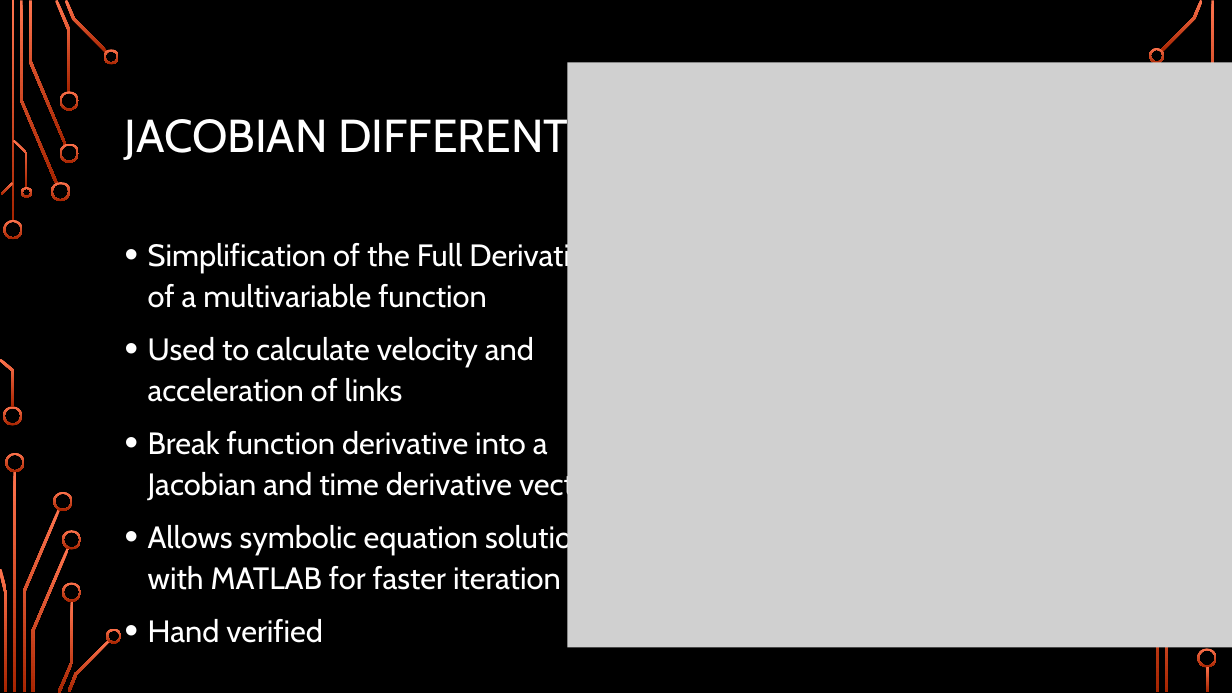
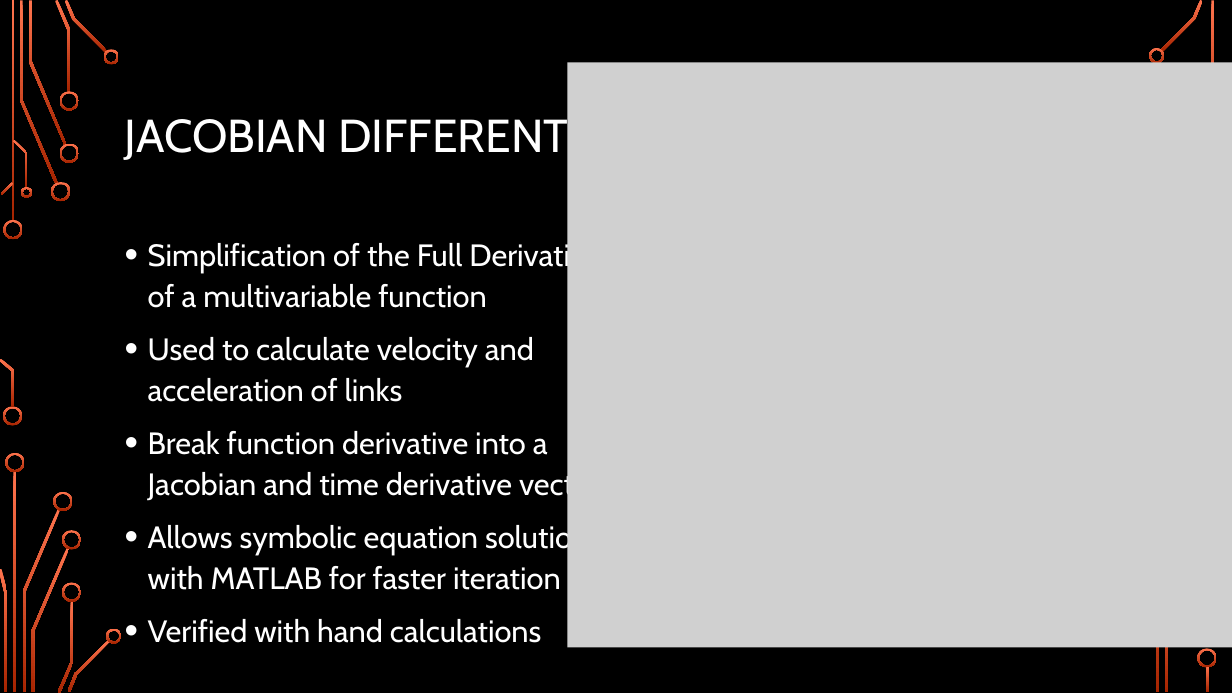
Before and after one commit to Logiant/AgileRoboticControls, a slide deck: slide 10 of Documentation/Presentation/Design Presentation/Design Presentation.pptx (slide 8 before the commit). Drawn at 1232x693 pixels with LibreOffice and Linux fonts; fonts in the diff are those of the drawing; grey boxes stand for pictures; background and template pictures are left out. Boxes give left, top, right and bottom in pixels: in the first picture for what was removed or moved away, otherwise in the second. Text is boxed around its words. In the diff, an @@ line names an element or a change of style, - is before the commit and + after.

```diff
--- a/Documentation/Presentation/Design Presentation/Design Presentation.pptx
+++ b/Documentation/Presentation/Design Presentation/Design Presentation.pptx
@@ text at (148,619,542,643): text changed @@
-• Hand verified
+• Verified with hand calculations
```
Also in this commit, not shown: 3 other slides changed, 3 slides added, 1 slide removed.
